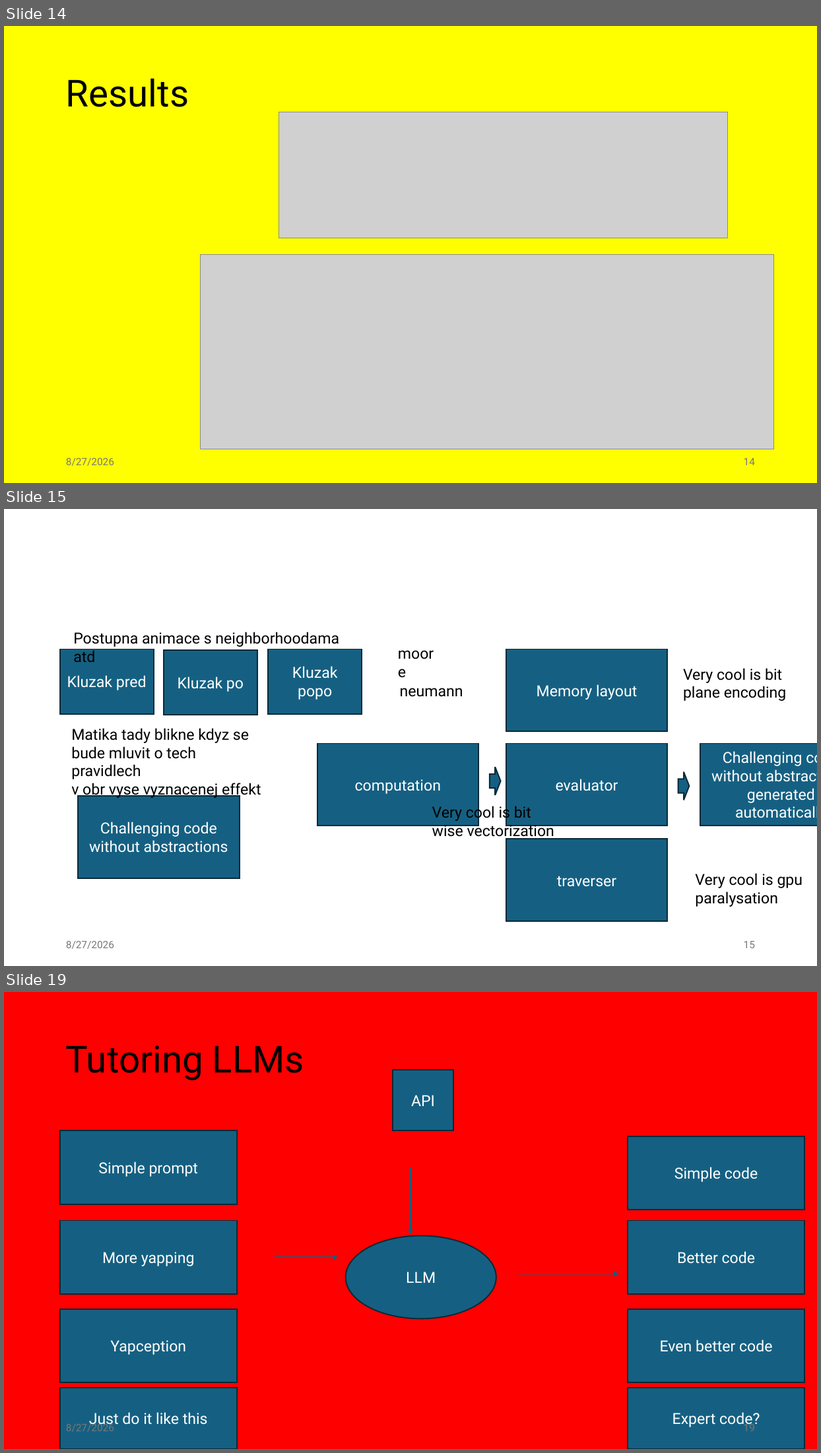
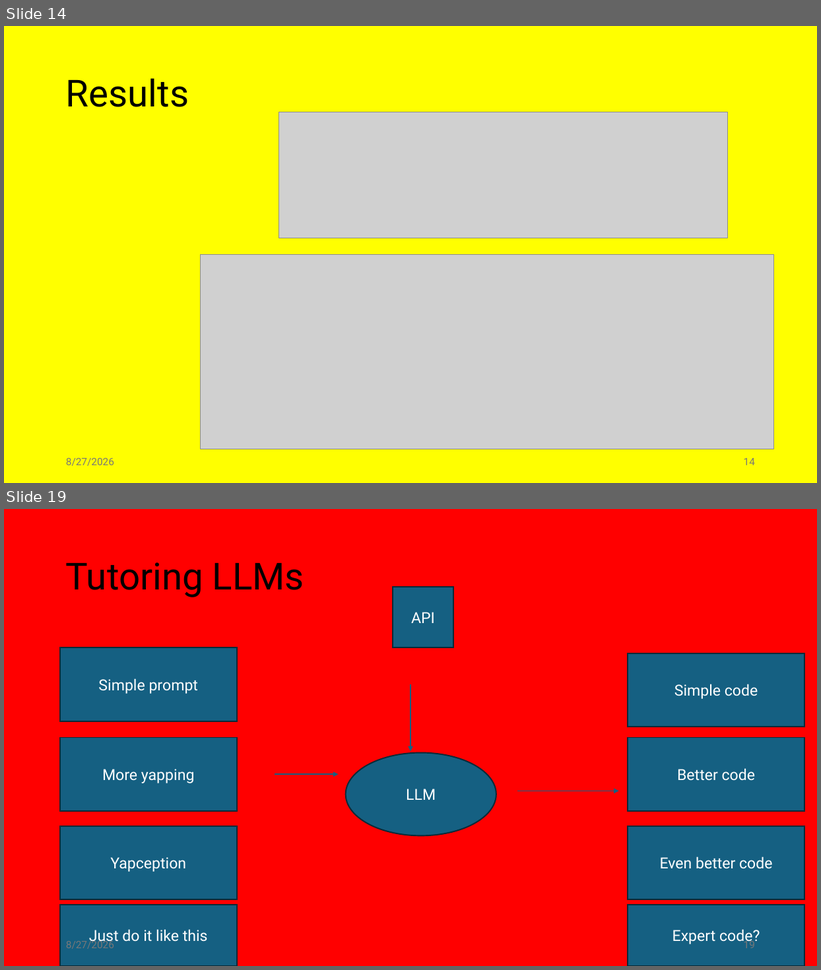
Before and after one commit to jiriklepl/phd-thesis, a slide deck: slides/Optimizing Memory Layouts and Traversal Orders in High-Performance Computing.pptx. Shown one above the other, each under a label of ours: slides 14, 15 and 19 before the commit, slides 14 and 19 after it; the slides between them are not shown. The pictures are 821x1453 and 821x970 pixels, drawn with LibreOffice and Linux fonts; fonts in the diff are those of the drawing; grey boxes stand for pictures. Boxes give left, top, right and bottom in pixels: in the first picture for what was removed or moved away, otherwise in the second. Text is boxed around its words. In the diff, an @@ line names an element or a change of style, - is before the commit and + after.

```diff
--- a/slides/Optimizing Memory Layouts and Traversal Orders in High-Performance Computing.pptx
+++ b/slides/Optimizing Memory Layouts and Traversal Orders in High-Performance Computing.pptx
@@ slide 15 removed at [4, 509, 817, 966], background #FFFFFF @@
@@ text removed at [73, 632, 339, 662] @@
-Postupna animace s neighborhoodama atd
@@ text removed at [392, 641, 448, 665] @@
-moore
@@ rectangle removed at [60, 650, 154, 714] @@
-Kluzak pred
@@ rectangle removed at [164, 650, 257, 715] @@
-Kluzak po
@@ rectangle removed at [268, 650, 362, 714] @@
-Kluzak popo
@@ rectangle removed at [506, 650, 668, 731] @@
-Memory layout
@@ text removed at [683, 668, 787, 701] @@
-Very cool is bit plane encoding
@@ text removed at [400, 688, 463, 697] @@
-neumann
@@ text removed at [71, 728, 261, 798] @@
-Matika tady blikne kdyz se bude mluvit o tech pravidlech
-v obr vyse vyznacenej effekt
@@ rectangle removed at [318, 744, 479, 826] @@
-computation
@@ rectangle removed at [506, 744, 668, 826] @@
-evaluator
@@ rectangle removed at [700, 744, 817, 826] @@
-Challenging code without abstractions
-generated automatically
@@ right arrow removed at [490, 767, 500, 795] @@
@@ right arrow removed at [679, 772, 690, 800] @@
@@ rectangle removed at [78, 795, 240, 878] @@
-Challenging code without abstractions
@@ text removed at [432, 805, 554, 840] @@
-Very cool is bit wise vectorization
@@ rectangle removed at [506, 839, 668, 921] @@
-traverser
@@ text removed at [695, 873, 803, 907] @@
-Very cool is gpu paralysation
@@ text removed at [66, 941, 114, 949] @@
-8/27/2026
@@ page number removed at [744, 941, 755, 949] @@
-15
```
Also in this commit, not shown: 6 slides changed, 3 slides added.
